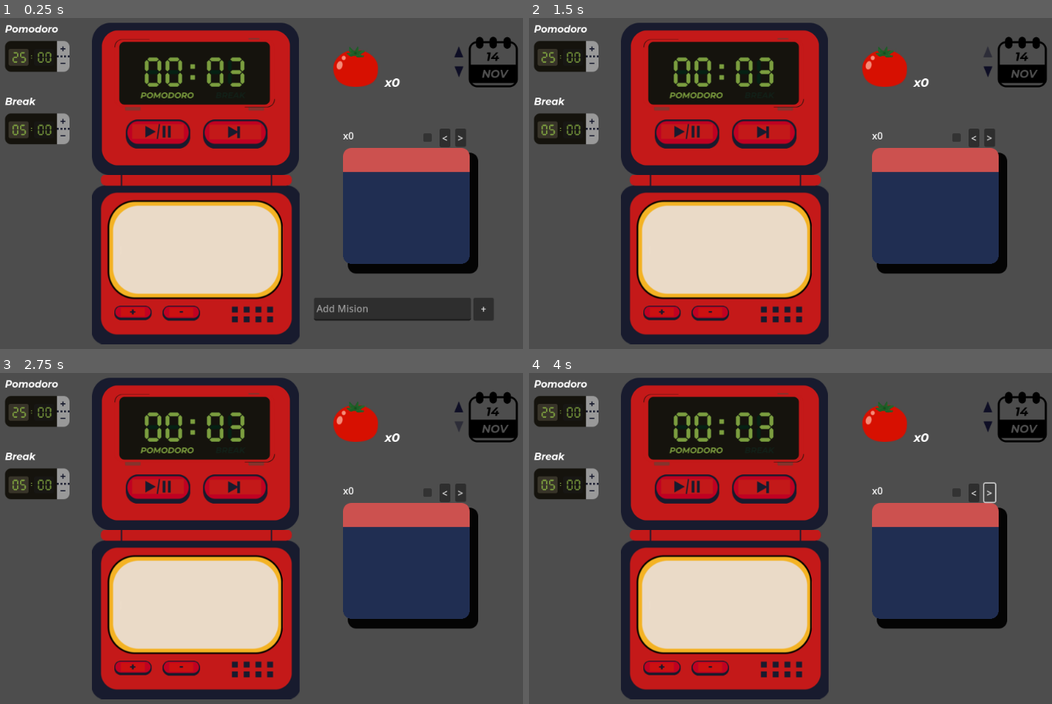
Above: before the commit, frames 1-4 (two rows, left to right).
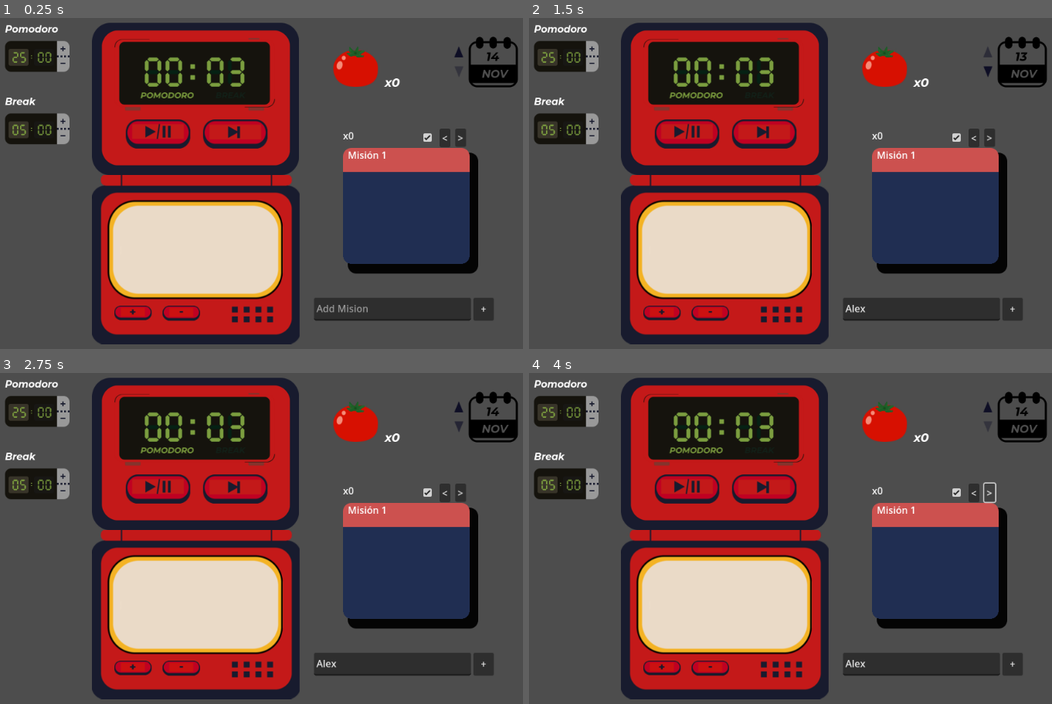
Above: after the commit, the same moments.

Repository: JesusRoberto64/PomoTempo-app
Game: Godot game, scene res://Escenas/Screens/main_screen.tscn
The game is run twice, just before and just after one commit, with the same random seed, the same clock (stepped at 60 frames per second) and the same inputs. The engine's default icon, where the game draws it, is replaced by a stand-in: a white triangle on a blue panel in a dark square.
Inputs (mouse positions are in pixels of both pictures, inside the frame that each line leads up to):
- Up to frame 1 (0.25 s): no input
- Up to frame 2 (1.5 s): click (921, 309) at 0.52 s; type "Alex" at 0.6 s; click (989, 51) at 1.25 s
- Up to frame 3 (2.75 s): click (460, 425) at 2 s
- Up to frame 4 (4 s): click "<" at 2.75 s; click ">" at 3.5 s

The runs differ from the first frame. In frame 1, 0.2% of the frame differs, in the area x 66-89%, y 14-43%; in frame 2, 2.4%; in frame 3, 2.4%; in frame 4, 2.4%, in the area x 60-95%, y 14-92%.
Error before the commit: Invalid access to property or key 'year' on a base object of type 'Nil'. (res://Logica/DateArithmethics.gd:14)

Commit message:
Add mision integration firsts steps

Diff:
--- a/godot-frtn/Escenas/Display/fecha_display.tscn
+++ b/godot-frtn/Escenas/Display/fecha_display.tscn
@@ -87,6 +87,7 @@
 theme_override_styles/pressed = SubResource("StyleBoxTexture_7lxmf")
 theme_override_styles/disabled = SubResource("StyleBoxTexture_0ms81")
 theme_override_styles/focus = SubResource("StyleBoxTexture_0ms81")
+disabled = true
 
 [node name="DateArithmethics" type="Node" parent="."]
 script = ExtResource("3_066f1")
--- a/godot-frtn/Escenas/Screens/main_screen.tscn
+++ b/godot-frtn/Escenas/Screens/main_screen.tscn
@@ -38,7 +38,7 @@
 offset_right = 826.0
 offset_bottom = 501.0
 
-[node name="ParsedClient" type="Node" parent="."]
+[node name="Client" type="Node" parent="."]
 script = ExtResource("8_1tnpm")
 
 [node name="DummieResponse" type="Node2D" parent="."]
--- a/godot-frtn/Logica/Client/ParsedClient.gd
+++ b/godot-frtn/Logica/Client/ParsedClient.gd
@@ -1,30 +1,23 @@
 extends Node
 
-signal send_Pomo_Date(_pomo: int)
-signal send_Mision_Pomo(misionArr, pomoArr)
+func create_New_Date(_date: String):
+	var newFecha = { _date : { "id": Fechas01.registers.size(), "pomodoro": 0 } }
+	Fechas01.registers.merge(newFecha)
 
-signal theres_Record
-signal no_Record
+	var newFechaMision = create_new_fecha_mision()
+	FechasMisionRegistro.register.merge({newFecha[_date].id : newFechaMision})
 
-var idCurrentDate = null
+func create_new_fecha_mision():
+	var newFechaMision = {}
+	for id in Misiones.get_Misiones_Id():
+		newFechaMision.merge({ id : 0})
+	return newFechaMision
 
-#with fetched data of the 30s days
-# Get the id from a Date main stream of requisitions
-func response_Id_Date(_req):
-	if Fechas01.registers.has(_req):
-		idCurrentDate = Fechas01.registers[_req].id
-		send_Pomo_Date.emit(Fechas01.registers[_req].pomodoro)
-		get_Fetch_Panel_Data(idCurrentDate)
-		theres_Record.emit()
-	else:
-		no_Record.emit()
+func create_new_mision(_name: String):
+	#primero registo cementerio
+	var id = MisionesRegister.register.size()
+	var newMision = { id : {"mision": _name, "pomodoro": 0 } }
+	MisionesRegister.register.merge(newMision)
+	print(MisionesRegister.register)
 
-func get_Fetch_Panel_Data(_id):
-	var fetchedDict = FechasMisionRegistro.register[_id]
-	var misiones = []
-	var pomodoros = []
-	for i in fetchedDict.keys():
-		misiones.append(Misiones.register[i])
-		pomodoros.append(fetchedDict[i])
-
-	send_Mision_Pomo.emit(misiones, pomodoros)
+	pass
--- a/godot-frtn/Logica/DataBaseModels/Fechas.gd
+++ b/godot-frtn/Logica/DataBaseModels/Fechas.gd
@@ -1,31 +1,11 @@
 extends Node
 #Fechas registes to fetch
 var registers = {
-	"2024-07-01" : {"id": 0, "pomodoro": 5 },
-	"2024-07-02" : {"id": 1, "pomodoro": 8 },
-	"2024-07-03" : {"id": 2, "pomodoro": 13 },
-	"2024-07-04" : {"id": 3, "pomodoro": 18 },
-	"2024-07-05" : {"id": 4, "pomodoro": 16 },
-	"2024-07-06" : {"id": 5, "pomodoro": 15 },
-	"2024-07-07" : {"id": 6, "pomodoro": 5 },
+	"2024-07-11" : {"id": 0, "pomodoro": 5 },
+	"2024-07-12" : {"id": 1, "pomodoro": 8 },
+	"2024-07-13" : {"id": 2, "pomodoro": 13 },
+	"2024-07-20" : {"id": 3, "pomodoro": 18 },
+	"2024-07-21" : {"id": 4, "pomodoro": 16 },
+	"2024-07-22" : {"id": 5, "pomodoro": 15 },
+	"2024-07-23" : {"id": 6, "pomodoro": 5 },
 }
-
-func print_Register():
-	print(registers)
-
-func add_Register(_today):
-	print(_today)
-	if registers.has(_today):
-		print("Has regiter of today")
-	else:
-		print("Has NOT today register")
-		var lastEntry = registers.keys()[registers.size()-1]
-		var lastId = registers.get(lastEntry).id
-		var newEntry = {
-			_today : {"id": lastId+1, "pomodoro" : 0 }
-		}
-		registers.merge(newEntry)
-		print_Register()
-		FechasMisionRegistro.add_Regiter(lastId+1)
-		pass
-	pass
--- a/godot-frtn/Logica/DataBaseModels/RegistroMision.gd
+++ b/godot-frtn/Logica/DataBaseModels/MisionRegistro.gd
@@ -4,8 +4,8 @@
 #Primero se registra aquí una mision luego se copia a la tabla de misiones
 # para que corresponda siempre las ids
 var register = {
-	0: { "mision": "Misión 1", "pomodoro": 0 },
-	1: { "mision": "Misión 2", "pomodoro": 0 },
-	2: { "mision": "Misión 3", "pomodoro": 0 },
-	3: { "mision": "PomoTempo", "pomodoro": 0 },
+	0: { "mision": "Misión 1", "pomodoro": 11 },
+	1: { "mision": "Misión 2", "pomodoro": 7 },
+	2: { "mision": "Misión 3", "pomodoro": 28 },
+	3: { "mision": "PomoTempo", "pomodoro": 25 },
 }
--- a/godot-frtn/Logica/DataBaseModels/Misiones.gd
+++ b/godot-frtn/Logica/DataBaseModels/Misiones.gd
@@ -7,3 +7,17 @@
 	2: {"nombre": "Misión 3", "id" : 2},
 	3: {"nombre": "PomoTempo", "id" : 3},
 }
+
+func get_Misiones()->Array:
+	var misiones = self.register
+	var misionesArr = []
+	for i in misiones.keys():
+		misionesArr.append(misiones.get(i).nombre)
+	return misionesArr
+
+func get_Misiones_Id()->Array:
+	var misiones = self.register
+	var misionesArr = []
+	for i in misiones.keys():
+		misionesArr.append(misiones.get(i).id)
+	return misionesArr
--- a/godot-frtn/Logica/DataBaseModels/fechas_mision_registro.gd
+++ b/godot-frtn/Logica/DataBaseModels/fechas_mision_registro.gd
@@ -10,14 +10,3 @@
 	5 : { 3:15 },
 	6 : { 0:5 }
 }
-
-func add_Regiter(_id):
-	if register.has(_id):
-
-		pass
-	else:
-		var newEntry = { _id : { 0 : 0 } }
-		register.merge(newEntry)
-		print(register)
-		pass
-	pass
--- a/godot-frtn/Logica/DateArithmethics.gd
+++ b/godot-frtn/Logica/DateArithmethics.gd
@@ -10,10 +10,10 @@
 		return 29
 	return daysInMonth[month - 1]
 
-func add_days(date_dict, days_to_add)-> Dictionary:
-	var year = date_dict.year
-	var month = date_dict.month
-	var day = date_dict.day
+func add_days(_date, days_to_add: int)-> String:
+	var year = int(_date.get_slice("-",0))
+	var month = int(_date.get_slice("-",1))
+	var day = int(_date.get_slice("-",2))
 
 	#Determin the direction add or subtract, base on number's sign
 	var s = sign(days_to_add)
@@ -40,4 +40,4 @@
 				day = get_Days_In_Month(year, month)
 			days_to_add -= 1
 
-	return {"year": year, "month": month, "day": day}
+	return "%d-%02d-%02d" % [year, month, day]#{"year": year, "month": month, "day": day}
--- a/godot-frtn/Logica/date_controller.gd
+++ b/godot-frtn/Logica/date_controller.gd
@@ -10,9 +10,10 @@
 	var t = Time.get_date_dict_from_system()
 	return format_Date(t.year, t.month, t.day)
 
-func adjust_Days(date: String, days: int) -> String:
-	var adjustedDate = add_days(date, days)
-	return format_Date(adjustedDate.year, adjustedDate.month, adjustedDate.day)
+func adjust_Days(date: String, _add_days: int) -> String:
+	return add_days(date, _add_days)
+	#var adjustedDate = add_days(date, days)
+	#return format_Date(adjustedDate.year, adjustedDate.month, adjustedDate.day)
 
 func get_Day_Before(_formatDate)-> String:
 	return adjust_Days(_formatDate, -1)
--- a/godot-frtn/Logica/fecha_display.gd
+++ b/godot-frtn/Logica/fecha_display.gd
@@ -15,33 +15,7 @@
 
 @onready var DateArith = $DateArithmethics
 
-signal send_Date_Req(_date)
-signal is_Today(_bool)
-
-
-func _ready():
-	#var t = Time.get_date_dict_from_system()
-	#today = {"year": t.year, "month": t.month, "day": t.day}
-	#currentDay = today
-	#forwardBtn.disabled = true
-	#Format Date is "YEAR-Month-Day" in integers Ex. 2024-01-01
-	#parse_date is use to convert Time dictionary same as the Database format
-	#format_date is use to draw in the UI as calendar returning strings
-	#process_Date(today)
-	#call_deferred("process_Date", today)
-	pass
-
-func process_Date(_curDate):
-	var formated_Date = format_Date(_curDate)
-	send_Date_Req.emit(formated_Date)
-	parse_Date(formated_Date)
-
-#Get today date & Change format date
-func format_Date(curDate):
-	var y = str(curDate["year"])
-	var m = "%02d" % curDate["month"]
-	var d = "%02d" % curDate["day"]
-	return y +"-"+ m +"-"+ d
+signal on_Date_Change(_add)
 
 func parse_Date(_date:String):
 	#get_slice is a in Godot fuction to get portions of string in between
@@ -58,22 +32,14 @@
 	if currentDay == today:
 		forwardBtn.disabled = false
 	set_Pomodoro(0)
-	currentDay = DateArith.add_days(currentDay, -1)
-	process_Date(currentDay)
-	#print("is NOT today")
-	is_Today.emit(false)
+	on_Date_Change.emit(-1)
 
 func _on_forwar_pressed():#Days After
 	set_Pomodoro(0)
-	currentDay = DateArith.add_days(currentDay, 1)
-	process_Date(currentDay)
+	on_Date_Change.emit(1)
 	#To dont display days after today.
 	if currentDay == today:
 		forwardBtn.disabled = true
-		is_Today.emit(true)
-	else:
-		is_Today.emit(false)
-
 
 func set_Pomodoro(_pomodoro: int):
 	pomodoro = _pomodoro
--- a/godot-frtn/Logica/main_screen.gd
+++ b/godot-frtn/Logica/main_screen.gd
@@ -8,11 +8,9 @@
 @onready var timerSeterPomo = $Timer_Seter_Pomodoro
 @onready var timerSeterBreak = $Timer_Seter_Break
 
-#Clients
-@onready var client = $ParsedClient
+@onready var Client = $Client
 
-#STATESCONTROLLER
-@onready var dateControlller = $DateController
+@onready var DateControlller = $DateController
 
 func _ready():
 	Pomodoro.pomodoro_alarm.connect(PanelMision.add_Pomodoro)
@@ -22,25 +20,24 @@
 
 	AddMision.send_Mision.connect(PanelMision.add_Mision)
 
-	DateDisplay.send_Date_Req.connect(client.response_Id_Date)
-	DateDisplay.is_Today.connect(set_Today)
+	PanelMision
 
-	client.send_Mision_Pomo.connect(PanelMision.fetch_Misions)
-	client.send_Pomo_Date.connect(DateDisplay.set_Pomodoro)
-	client.no_Record.connect(no_Record)
+	DateDisplay.on_Date_Change.connect(on_Date_Change)
 
 	timerSeterPomo.set_Timer.connect(Pomodoro.set_Pomodoro_Timer)
 	timerSeterBreak.set_Timer.connect(Pomodoro.set_Break_Timer)
-	get_Today_String(dateControlller)
-	set_Date_Display(DateDisplay)
-	#print(today)
 
+	init_Today(DateControlller, DateDisplay, PanelMision, Client)
 
-func no_Record():
-	PanelMision.reset_Panel()
+func on_Date_Change(_add):
+	currentDay = DateControlller.adjust_Days(currentDay,_add)
+	set_Date_Display(DateDisplay, currentDay)
+	DateDisplay.currentDay = currentDay
 
-func set_Today(_bool):
-	if _bool:
-		AddMision.show()
-	else:
-		AddMision.hide()
+	if !Fechas01.registers.has(currentDay):
+		PanelMision.reset_Panel()
+		return
+
+	fetch_Date_Pomodoro(DateDisplay, currentDay)
+	var refreshPomo = get_Pomodoro_Date_Arr(currentDay)
+	PanelMision.refresh_Pomodoros(refreshPomo)
--- a/godot-frtn/Logica/mision_mini_panel.gd
+++ b/godot-frtn/Logica/mision_mini_panel.gd
@@ -16,6 +16,8 @@
 var curPanel = 0
 var curMision = 0
 
+signal on_Add_Mision(_name: String)
+
 func _on_back_pressed():
 	if misiones.size() == 0: return
 	var nextIndx = curPanel - 1
@@ -23,7 +25,7 @@
 	curPanel = (nextIndx % misiones.size() + misiones.size()) % misiones.size()
 	titleLabel.text = misiones[curPanel]
 	set_Selected_Mision()
-	get_Pomodoros_Mision(pomoArr[curPanel])
+	set_Pomodoros_Mision(pomoArr[curPanel])
 
 func _on_forward_pressed():
 	if misiones.size() == 0: return
@@ -31,7 +33,7 @@
 	titleLabel.text = misiones[nextIndx % misiones.size()]
 	curPanel = nextIndx % misiones.size()
 	set_Selected_Mision()
-	get_Pomodoros_Mision(pomoArr[curPanel])
+	set_Pomodoros_Mision(pomoArr[curPanel])
 
 func _on_selected_toggled(toggled_on):
 	if toggled_on:
@@ -47,7 +49,7 @@
 	else:
 		selectedBtn.button_pressed = true
 
-func get_Pomodoros_Mision(_pomodoros):
+func set_Pomodoros_Mision(_pomodoros: int):
 	#tomar la mision id
 	numberLab.text = "x" + str(_pomodoros)
 
@@ -62,7 +64,7 @@
 	for i in range(_pomodoros):
 		pomoPanel.get_child(i).show()
 
-func fetch_Misions(_misiones, _pomodoros):
+func fetch_Misions_Pomodoros(_misiones: Array, _pomodoros: Array):
 	if _misiones.size() == 0:
 		print("Error empty array")
 		return
@@ -78,21 +80,18 @@
 	curMision = curPanel
 
 	set_Selected_Mision()
-	get_Pomodoros_Mision(pomoArr[curPanel])
+	set_Pomodoros_Mision(pomoArr[curPanel])
 
 func add_Mision(_new):
-	if typeof(_new) == TYPE_STRING:
-		misiones.append(_new)
-		pomoArr.append(0)
-	else:
-		print("Error Format: expected string or array")
-		return
+	misiones.append(_new)
+	pomoArr.append(0)
 
 	titleLabel.text = misiones[misiones.size()-1]
 	curPanel = misiones.size()-1
 	curMision = curPanel
 	set_Selected_Mision()
-	get_Pomodoros_Mision(pomoArr[curPanel])
+	set_Pomodoros_Mision(pomoArr[curPanel])
+	on_Add_Mision.emit(_new)
 
 func add_Pomodoro():
 	if misiones.size() == 0: return
@@ -101,10 +100,19 @@
 	curPanel = curMision
 	titleLabel.text = misiones[curPanel]
 
-	get_Pomodoros_Mision(pomoArr[curPanel])
+	set_Pomodoros_Mision(pomoArr[curPanel])
 	set_Selected_Mision()
 
 func reset_Panel():
 	for i in pomoPanel.get_children():
 		i.hide()
 	numberLab.text = "x0"
+
+	var resetArr = []
+	for m in pomoArr.size():
+		resetArr.append(0)
+	pomoArr = resetArr
+
+func refresh_Pomodoros(_newPomodoros : Array):
+	pomoArr = _newPomodoros
+	set_Pomodoros_Mision(pomoArr[curPanel])
--- a/godot-frtn/Logica/state_controller.gd
+++ b/godot-frtn/Logica/state_controller.gd
@@ -1,19 +1,52 @@
 extends Node2D
 class_name StateController
 
-enum STATE {INIT, DISPLAYREFRESH, GETDATE}
-var curState = STATE.INIT
-
 var today
 var currentDay
-# iniciar la data del día en call_deffer
 
-func get_Today_String(_dateController: Node):
+func init_Today(_dateController: Node, _dateDisplay: Node2D, _panelMision: Node2D, _client: Node):
 	today = _dateController.get_Today_String()
+	currentDay = today
+	set_Date_Display(_dateDisplay,today)
+	_dateDisplay.today = today
+	_dateDisplay.currentDay = today
 
-func set_Date_Display(_dateDisplay):
-	_dateDisplay.parse_Date(today)
+	var misionesArr = Misiones.get_Misiones()
+	var pomodorosArr = get_Pomodoro_Today_Arr(today, _client)
+	_panelMision.fetch_Misions_Pomodoros(misionesArr,pomodorosArr)
 
-func set_Panel_Misions(_panelMision):
+	fetch_Date_Pomodoro(_dateDisplay,today)
 
-	pass
+func set_Date_Display(_dateDisplay: Node2D, _date: String):
+	_dateDisplay.parse_Date(_date)
+
+func fetch_Date_Pomodoro(_dateDisplay: Node2D, _date: String):
+	_dateDisplay.set_Pomodoro(Fechas01.registers[_date].pomodoro)
+
+func fetch_Panel_Date(_panelMision: Node2D, _date: String):
+	var misionesArr = Misiones.get_Misiones()
+	var pomodorosArr = get_Pomodoro_Date_Arr(_date)
+	_panelMision.fetch_Misions(misionesArr,pomodorosArr)
+
+func get_Pomodoro_Date_Arr(_date: String)->Array:
+	var idDay = Fechas01.registers[_date].id
+	var regiterDay = FechasMisionRegistro.register[idDay]
+	return get_pomodoro_array(regiterDay)
+
+func get_Pomodoro_Today_Arr(_date: String, _client: Node)->Array:
+	var fechas = Fechas01.registers
+	var fechaMision = FechasMisionRegistro.register
+	if !fechas.has(_date):
+		_client.create_New_Date(_date)
+	var idDay = fechas[_date].id
+	var regiterDay = fechaMision[idDay]
+	return get_pomodoro_array(regiterDay)
+
+func get_pomodoro_array(_registerDay)->Array:
+	var pomodoroArr = []
+	for id in Misiones.get_Misiones_Id():
+		if _registerDay.has(id):
+			pomodoroArr.append(_registerDay[id])
+		else:
+			pomodoroArr.append(0)
+	return pomodoroArr
--- a/godot-frtn/project.godot
+++ b/godot-frtn/project.godot
@@ -19,7 +19,7 @@
 
 Fechas01="*res://Logica/DataBaseModels/Fechas.gd"
 Misiones="*res://Logica/DataBaseModels/Misiones.gd"
-MisionesRegister="*res://Logica/DataBaseModels/RegistroMision.gd"
+MisionesRegister="*res://Logica/DataBaseModels/MisionRegistro.gd"
 FechasMisionRegistro="*res://Logica/DataBaseModels/fechas_mision_registro.gd"
 
 [display]
